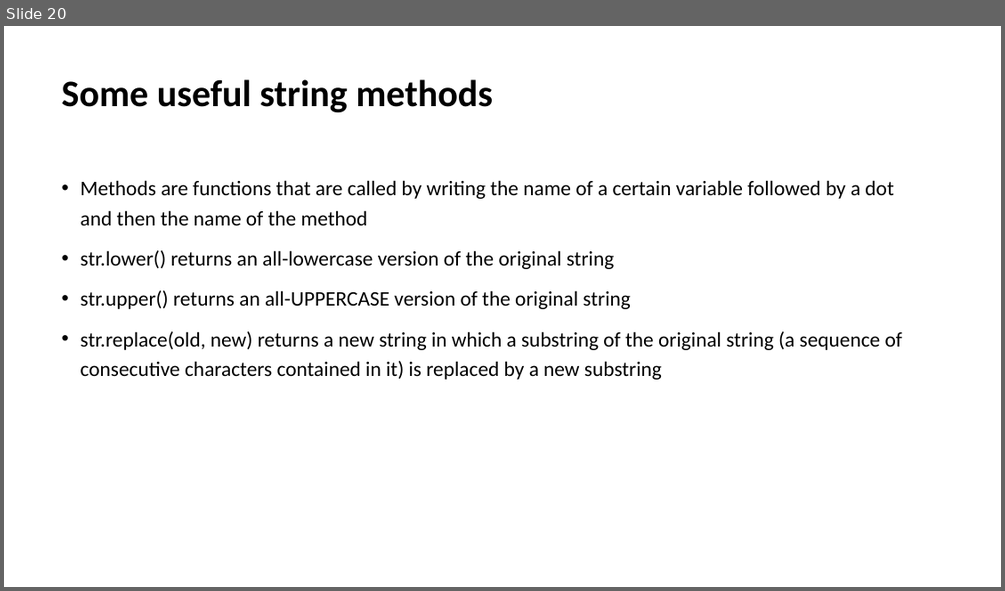
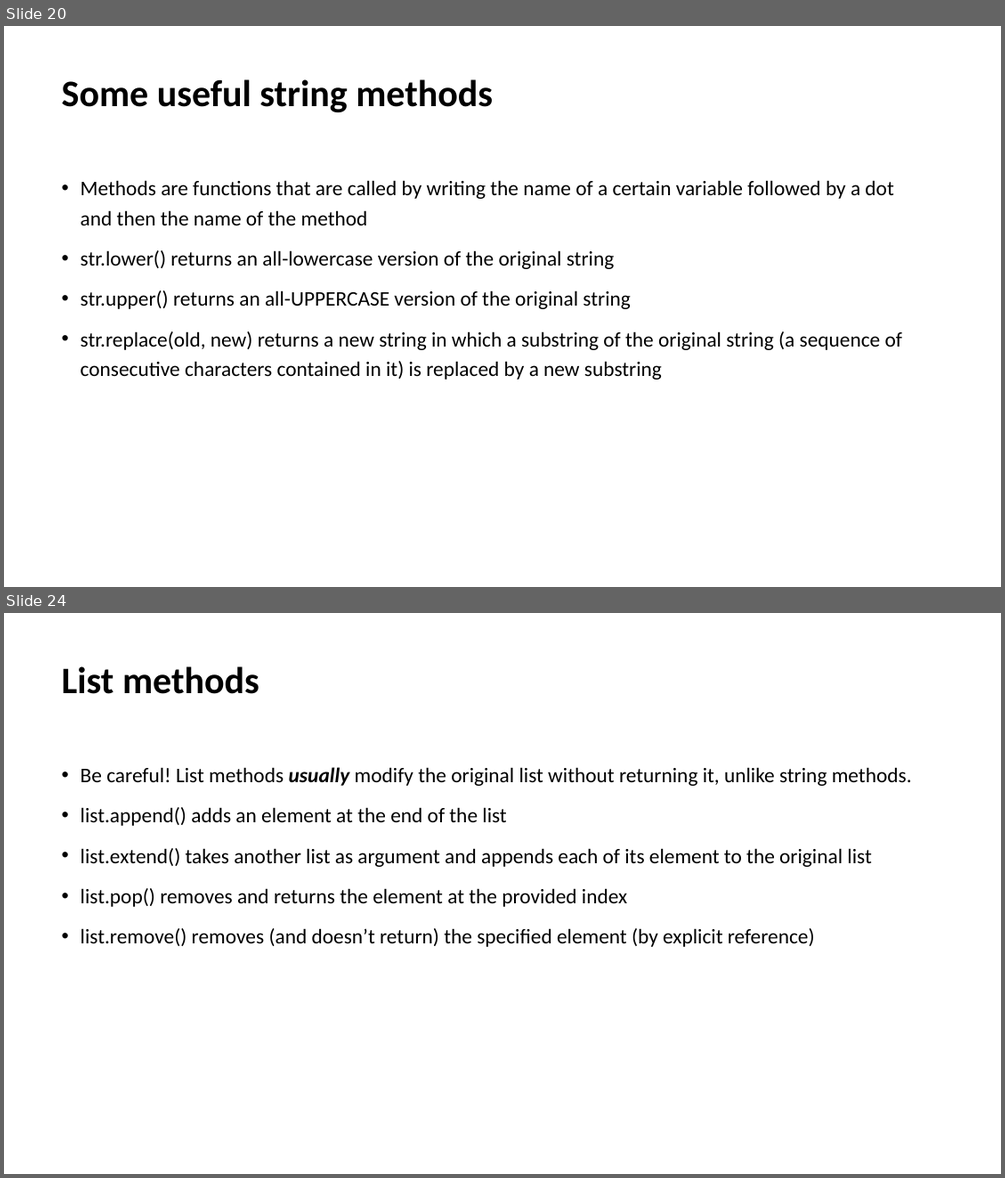
Before and after one commit to Andreher00/biomina-training, a slide deck: Introduction to Python and Data Analysis.pptx. Shown one above the other, each under a label of ours: slide 20 before the commit, slides 20 and 24 after it; the slides between them are not shown. The pictures are 1005x591 and 1005x1178 pixels, drawn with LibreOffice and Linux fonts; fonts in the diff are those of the drawing. Boxes give left, top, right and bottom in pixels: in the first picture for what was removed or moved away, otherwise in the second. Text is boxed around its words. In the diff, an @@ line names an element or a change of style, - is before the commit and + after.

Commit message:
Add list chapter

```diff
--- a/Introduction to Python and Data Analysis.pptx
+++ b/Introduction to Python and Data Analysis.pptx
@@ slide 24 added at [4,613,1001,1174], background #FFFFFF @@
@@ title added at [62,666,259,694], 36 pt, text #000000, bold @@
+List methods
@@ text added at [81,767,912,947], 20 pt, text #000000 @@
+• Be careful! List methods usually modify the original list without returning it, unlike string methods.
+• list.append() adds an element at the end of the list
+• list.extend() takes another list as argument and appends each of its element to the original list
+• list.pop() removes and returns the element at the provided index
+• list.remove() removes (and doesn’t return) the specified element (by explicit reference)
```
Also in this commit, not shown: 2 slides changed, 4 other slides added.
